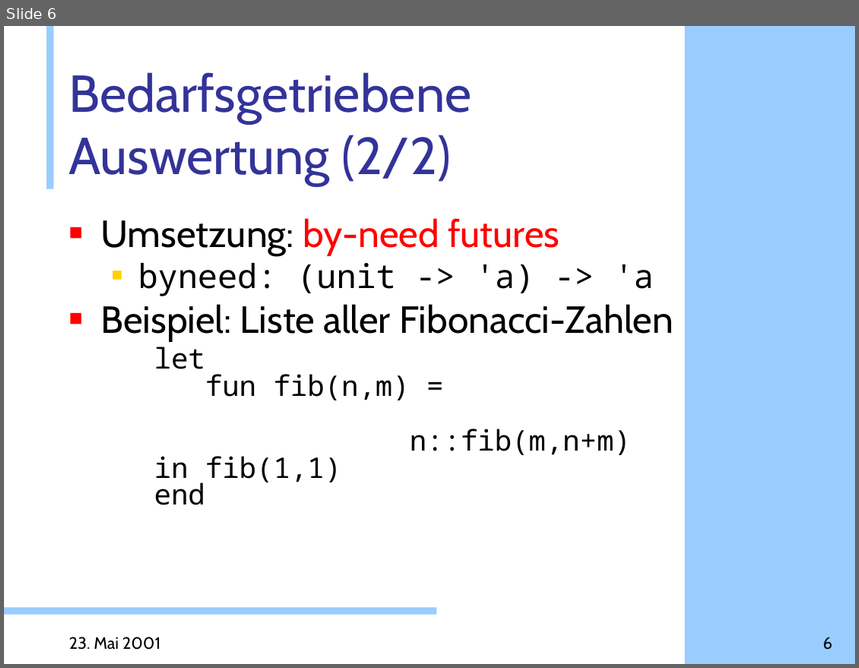
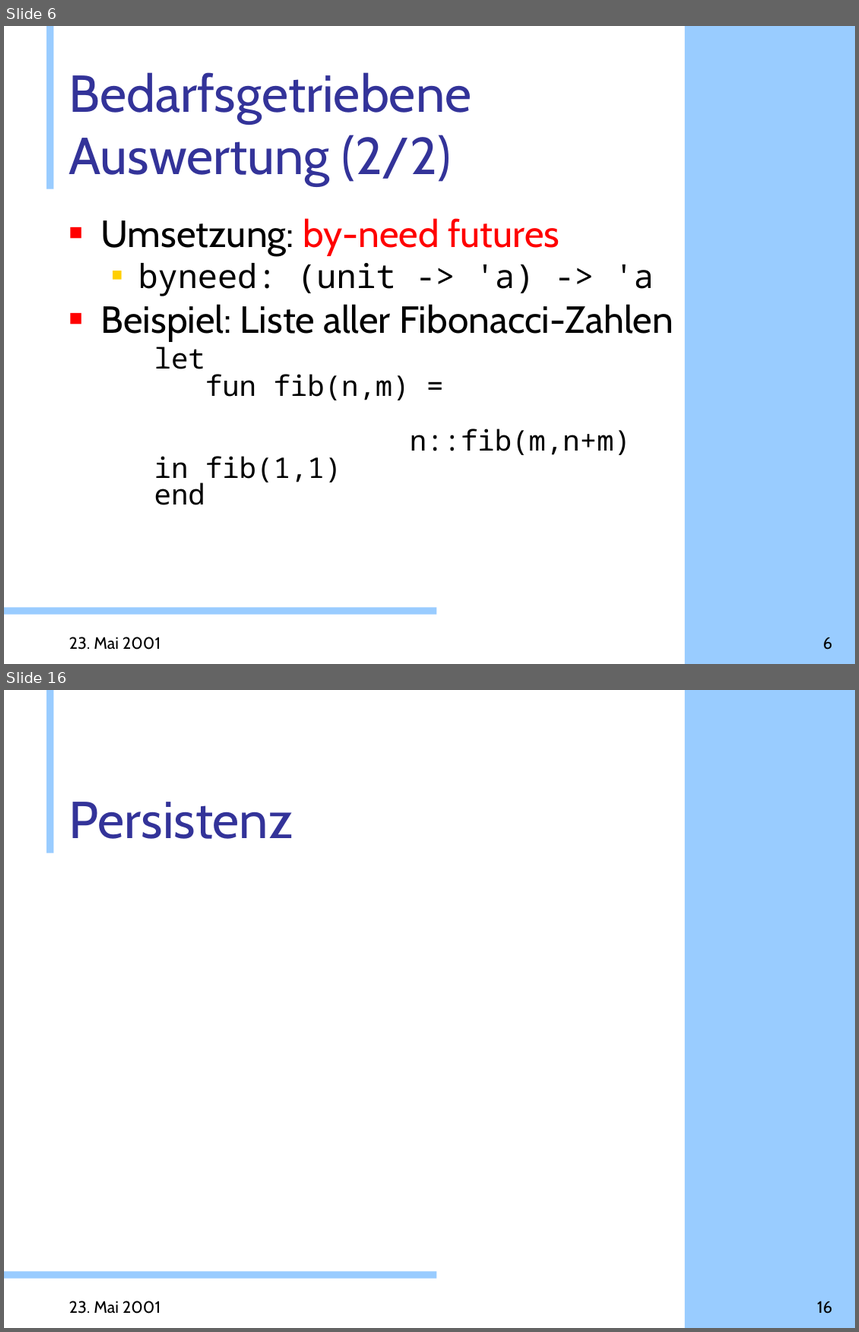
Before and after one commit to doublec/aliceml-abandoned, a slide deck: doc/presentations/Web-Projekt.ppt. Shown one above the other, each under a label of ours: slide 6 before the commit, slides 6 and 16 after it; the slides between them are not shown. The pictures are 859x668 and 859x1332 pixels, drawn with LibreOffice and Linux fonts; fonts in the diff are those of the drawing; background and template pictures are left out. Boxes give left, top, right and bottom in pixels: in the first picture for what was removed or moved away, otherwise in the second. Text is boxed around its words. In the diff, an @@ line names an element or a change of style, - is before the commit and + after.

```diff
--- a/doc/presentations/Web-Projekt.ppt
+++ b/doc/presentations/Web-Projekt.ppt
@@ slide 16 added at box(4, 690, 855, 1328), background #FFFFFF; not listed: 3 template elements that a slide beside it also shows @@
@@ title added at box(69, 802, 294, 839), 44 pt, text #333399 @@
+Persistenz
@@ text added at box(69, 1301, 161, 1314), 14 pt, text #000000 @@
+23. Mai 2001
@@ page number added at box(817, 1301, 832, 1314), 14 pt, text #000000 @@
+16
```
Also in this commit, not shown: 5 slides changed, 7 other slides added.
